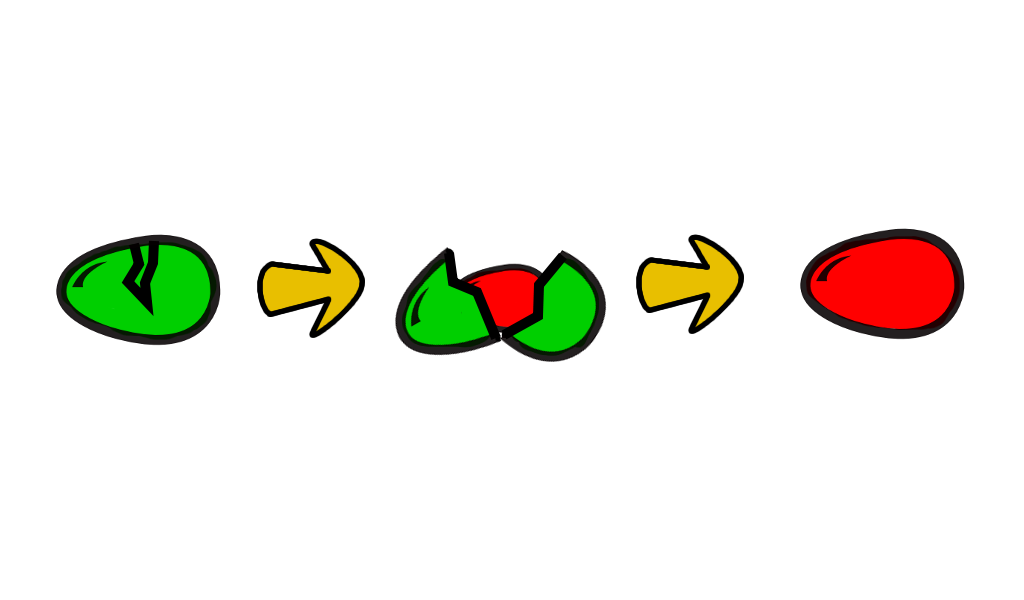
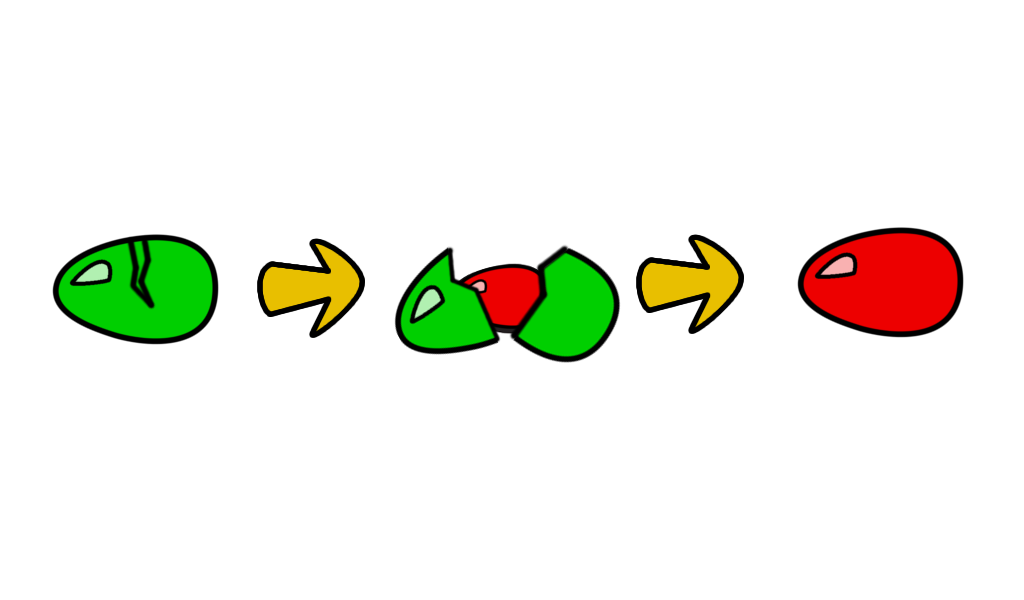
Comparing the layer stacks of the two (1024, 600) images. Changes:
hid "Neue Ebene", moved it above "Eingefügte Ebene #1", painted on it over bbox(61, 240, 217, 340)
renamed "Eingefügte Ebene" to "Eingefügte Ebene #1", moved it above "Eingefügte Ebene #5", painted on it over bbox(52, 234, 221, 346)
added layer "Eingefügte Ebene #5" above "Eingefügte Ebene #4" over bbox(509, 244, 621, 363)
added layer "Eingefügte Ebene #4" above "Eingefügte Ebene #3" over bbox(394, 246, 501, 355)
added layer "Eingefügte Ebene #3" above "Eingefügte Ebene#1" over bbox(451, 264, 550, 330)
renamed "Eingefügte Ebene-Kopie#2" to "Eingefügte Ebene #2", painted on it over bbox(797, 227, 965, 340)
removed layer "Neue Ebene#1" over bbox(806, 236, 960, 330)
removed layer "Eingefügte Ebene-Kopie" over bbox(500, 250, 608, 363)
removed layer "Schwebende Ebene" over bbox(394, 247, 508, 356)
removed layer "Neue Ebene#2" over bbox(402, 258, 599, 356)
